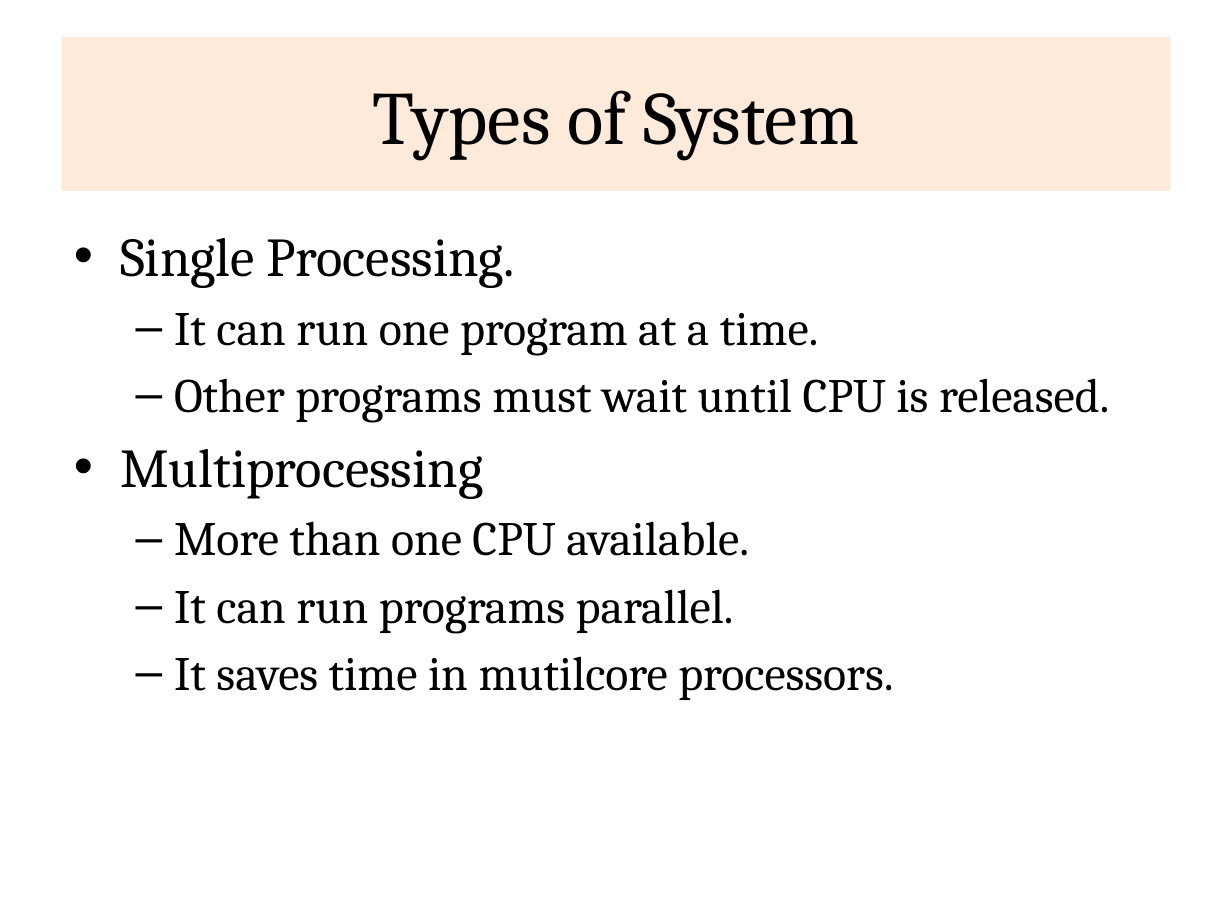
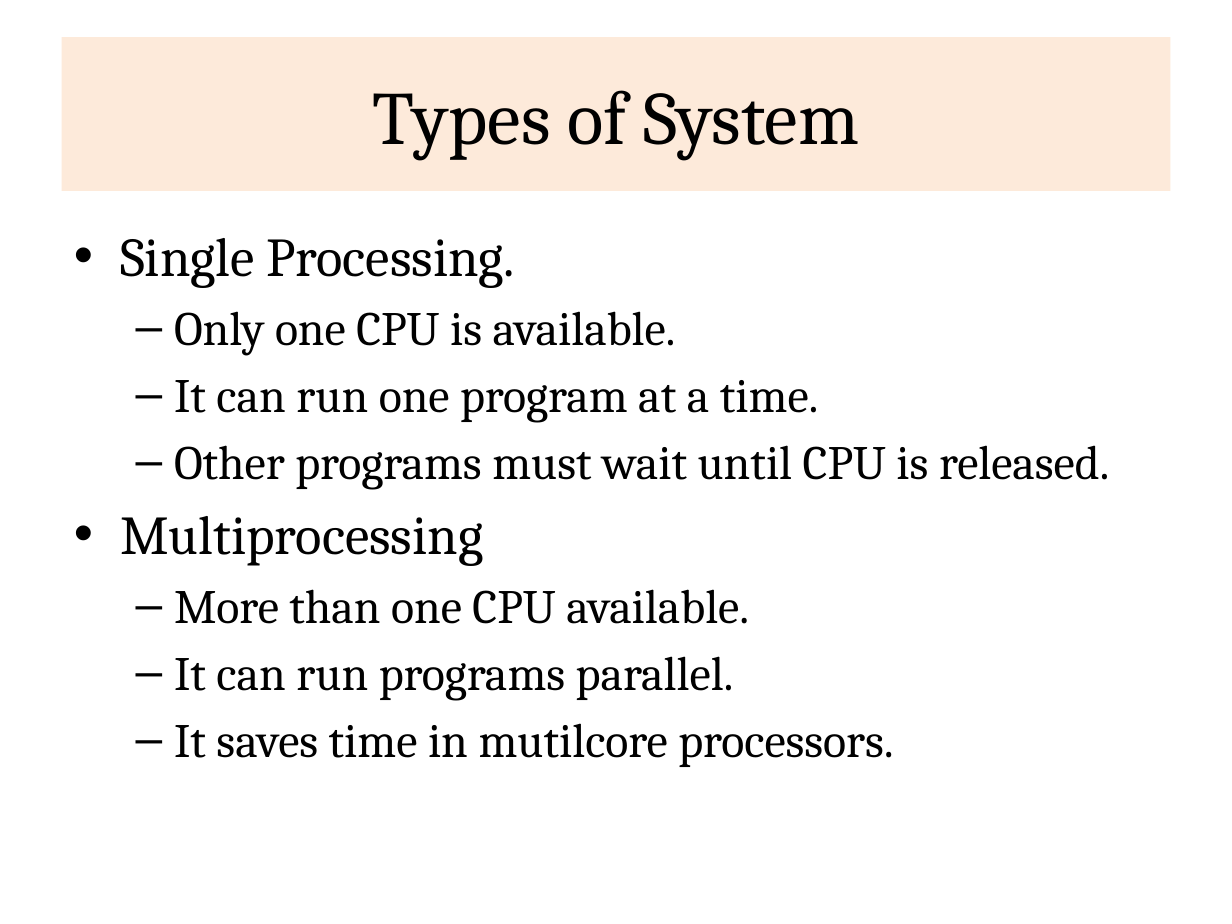
Before and after one commit to rajasekaran36/CS8392-OOPS, a slide deck: slide 2 of Slides/Unit 4/CS8392-U4-Multithreading.pptx. Drawn at 1232x924 pixels with LibreOffice and Linux fonts; fonts in the diff are those of the drawing. Boxes give left, top, right and bottom in pixels: in the first picture for what was removed or moved away, otherwise in the second. Text is boxed around its words. In the diff, an @@ line names an element or a change of style, - is before the commit and + after.

```diff
--- a/Slides/Unit 4/CS8392-U4-Multithreading.pptx
+++ b/Slides/Unit 4/CS8392-U4-Multithreading.pptx
@@ text at (174,311,676,355): paragraph added @@
+  – Only one CPU is available.
```
Also in this commit, not shown: 4 slides added, 3 other files.
